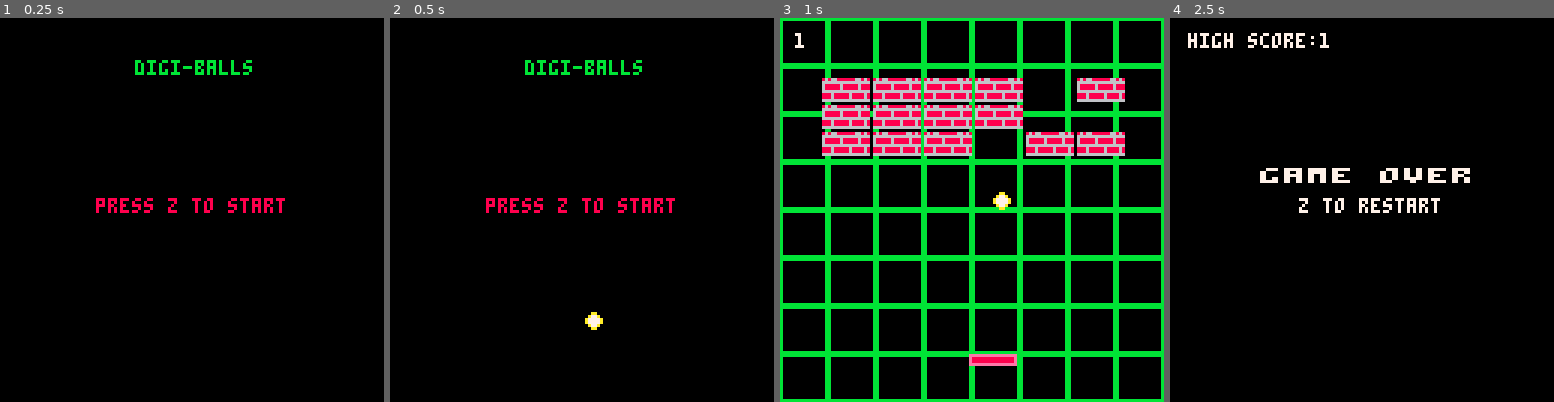
Above: before the commit, frames 1-4 (left to right).
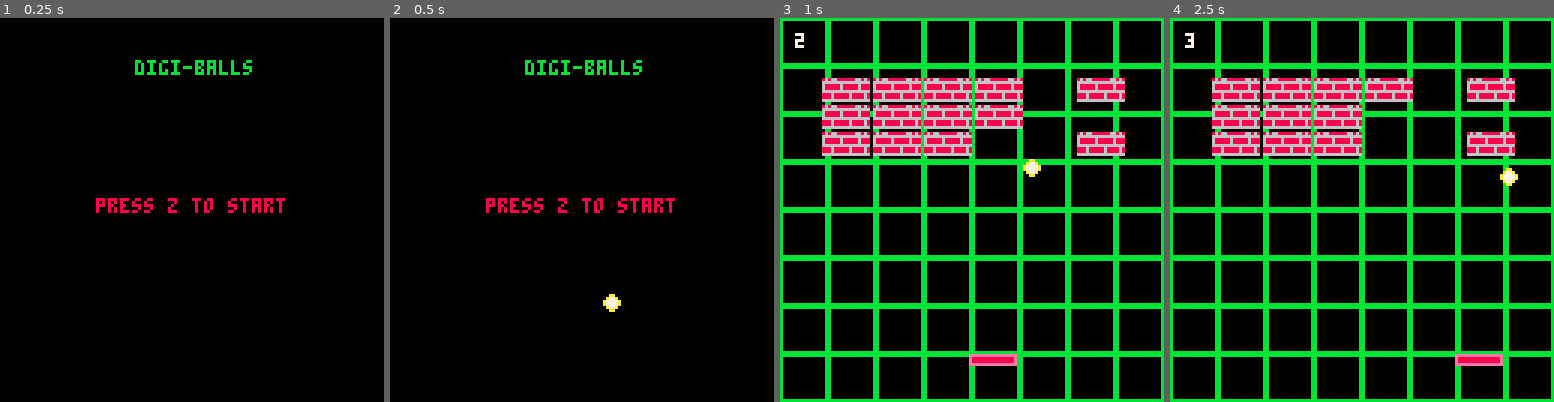
Above: after the commit, the same moments.

Repository: guttermage/Digiballs
Game: PICO-8 cartridge digiballs.p8
Same seed, same stepped clock (60 frames per second), same inputs: the game is played once before the commit and once after it.
Inputs:
- Up to frame 1 (0.25 s): no input
- Up to frame 2 (0.5 s): tap X (X key) at 0.33 s
- Up to frame 3 (1 s): tap O (Z key) at 0.7 s
- Up to frame 4 (2.5 s): tap X (X key) at 1.07, 1.85 s; hold Right 1.6-2.1 s; tap O (Z key) at 1.7, 2.1 s; hold Right from 2.47 s (still down)

Frame 1 is identical in both runs. In frame 2, 0.3% of the frame differs, in the area x 50-61%, y 71-82%; in frame 3, 1.1%; in frame 4, 33%, in the area x 0-100%, y 0-100%.

Commit message:
Ball launches from paddle
Ball now launches from the paddle's location.

Diff:
--- a/digiballs.p8
+++ b/digiballs.p8
@@ -51,7 +52,7 @@
 ball = {
 x = player.x,
 y = player.y-8,
-
+attached = true,
 --ball velocity--
 dx=0,
 dy=1.5,
@@ -95,15 +96,20 @@
 
 	--shoot da bawl--
 	if btnp(5)then
+	ball.attached=false
 	ball.active=true
-	ball.dx = .2
-	ball.dy = 2
-	end
-
-	if ball.active then
-		ball.x+=ball.dx
-		ball.y+=ball.dy
-	end
+	ball.dx = .35
+	ball.dy = -1.5
+	end
+
+	if ball.attached then
+		ball.x = player.x+4
+		ball.y = player.y-4
+	end
+if ball.active and not ball.attached then
+	ball.x += ball.dx
+	ball.y += ball.dy
+end
 
 --sets wall boundary for ball--
 
@@ -120,6 +126,7 @@
 	 and ball.x <=player.x+16 then
 		 ball.dy = -ball.dy
 		 ball.y = player.y - 1
+		 sfx(0)
 	end
 
 	if ball.y>= 128 then
@@ -149,6 +156,9 @@
 	current_lvl += 1
 	ball.active = false
 	load_bricks(current_lvl)
+	ball.attached=true
+	ball.x = player.x
+	ball.y = player.y - 6
 end
 
 --gameover--
@@ -190,7 +200,7 @@
 
 if brick_total == 0 then
  cls()
- print("chester stone bitch",45,14)
+ print("test message :d oops",45,14)
  print("press z to continue",32,60,8)
  end
 --draw ball--
Not shown, changed: the sound effects (__sfx__) section of digiballs.p8
